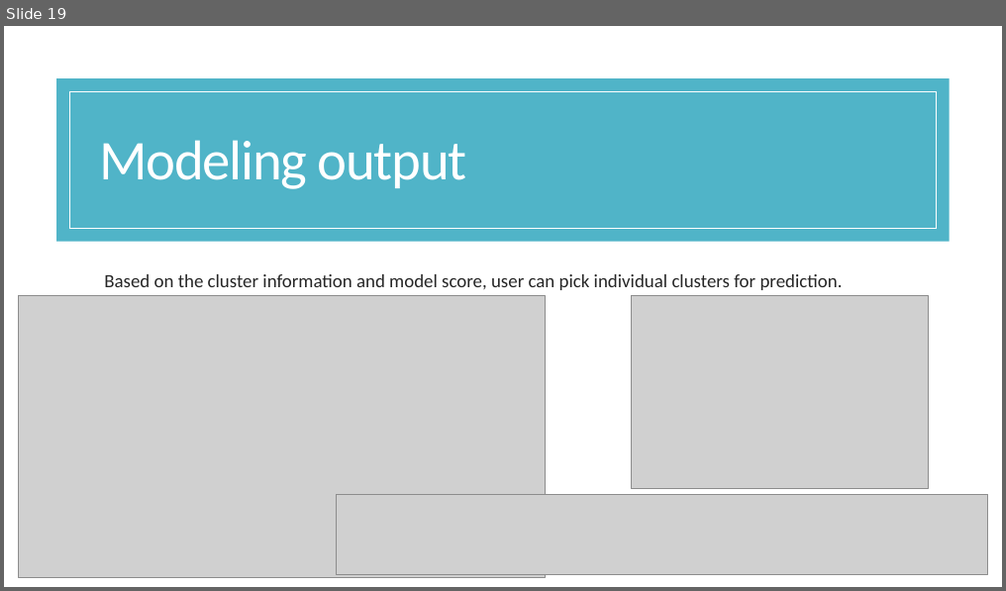
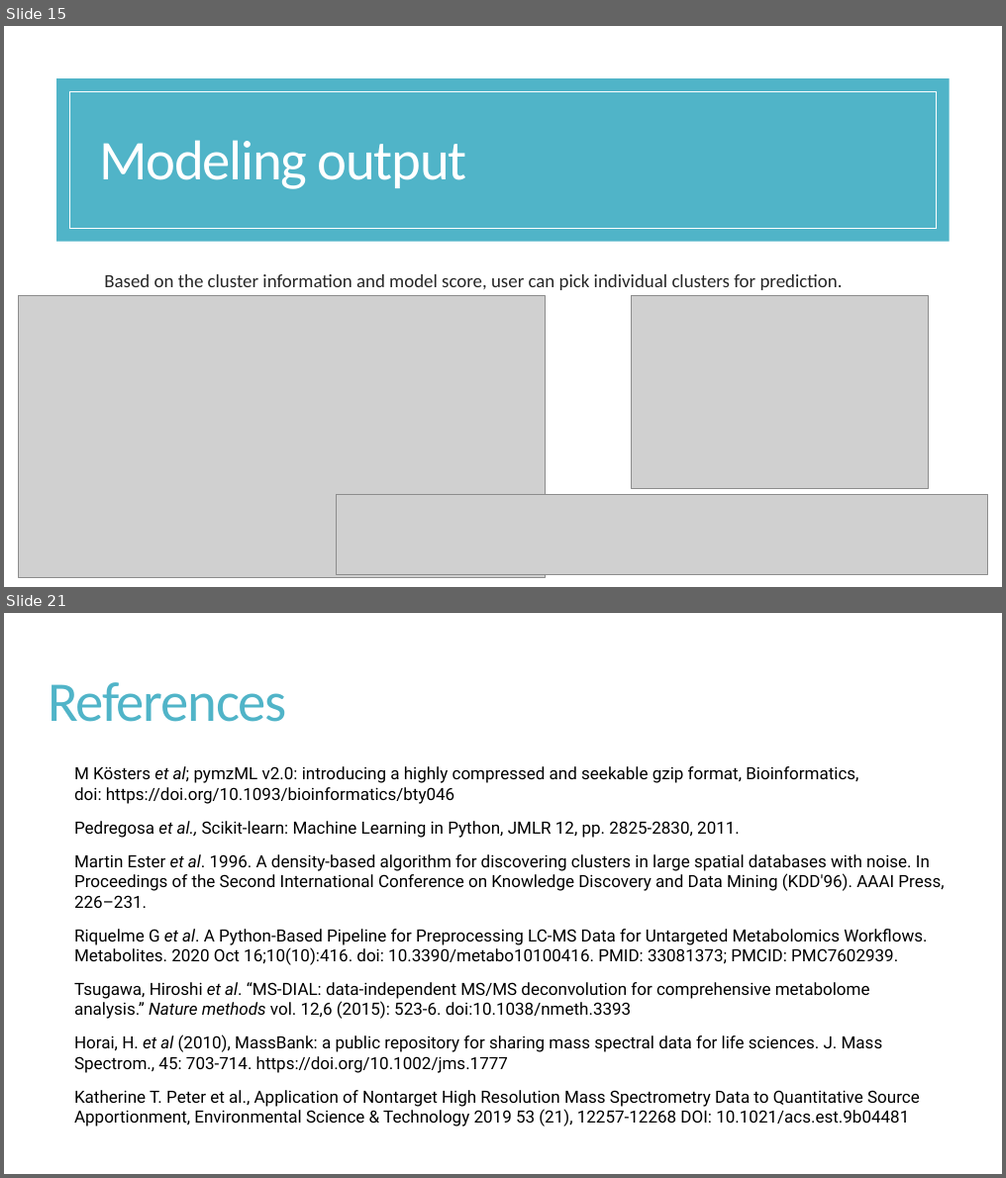
Before and after one commit to XiminHu/mass-suite, a slide deck: doc/20210326 ACS presentation.pptx. Shown one above the other, each under a label of ours: slide 19 before the commit, slides 15 and 21 after it; the slides between them are not shown. The pictures are 1006x591 and 1006x1178 pixels, drawn with LibreOffice and Linux fonts; fonts in the diff are those of the drawing; grey boxes stand for pictures. Boxes give left, top, right and bottom in pixels: in the first picture for what was removed or moved away, otherwise in the second. Text is boxed around its words. In the diff, an @@ line names an element or a change of style, - is before the commit and + after.

```diff
--- a/doc/20210326 ACS presentation.pptx
+++ b/doc/20210326 ACS presentation.pptx
@@ slide 21 added at box(4, 613, 1002, 1174), background #FFFFFF @@
@@ title added at box(48, 682, 287, 722), 54 pt, text #50B4C8 @@
+References
@@ text added at box(74, 766, 944, 1127), 16.1 pt, text #000000 @@
+  M Kösters et al; pymzML v2.0: introducing a highly compressed and seekable gzip format, Bioinformatics, doi: https://doi.org/10.1093/bioinformatics/bty046
+  Pedregosa et al., Scikit-learn: Machine Learning in Python, JMLR 12, pp. 2825-2830, 2011.
+  Martin Ester et al. 1996. A density-based algorithm for discovering clusters in large spatial databases with noise. In Proceedings of the Second International Conference on Knowledge Discovery and Data Mining (KDD'96). AAAI Press, 226–231.
+  Riquelme G et al. A Python-Based Pipeline for Preprocessing LC-MS Data for Untargeted Metabolomics Workflows. Metabolites. 2020 Oct 16;10(10):416. doi: 10.3390/metabo10100416. PMID: 33081373; PMCID: PMC7602939.
+  Tsugawa, Hiroshi et al. “MS-DIAL: data-independent MS/MS deconvolution for comprehensive metabolome analysis.” Nature methods vol. 12,6 (2015): 523-6. doi:10.1038/nmeth.3393
+  Horai, H. et al (2010), MassBank: a public repository for sharing mass spectral data for life sciences. J. Mass Spectrom., 45: 703-714. https://doi.org/10.1002/jms.1777
+  Katherine T. Peter et al., Application of Nontarget High Resolution Mass Spectrometry Data to Quantitative Source Apportionment, Environmental Science & Technology 2019 53 (21), 12257-12268 DOI: 10.1021/acs.est.9b04481
@@ what was slide 19 is now slide 15 @@
```
Also in this commit, not shown: 8 slides changed, 10 other slides added, 18 slides removed, 9 other files.
